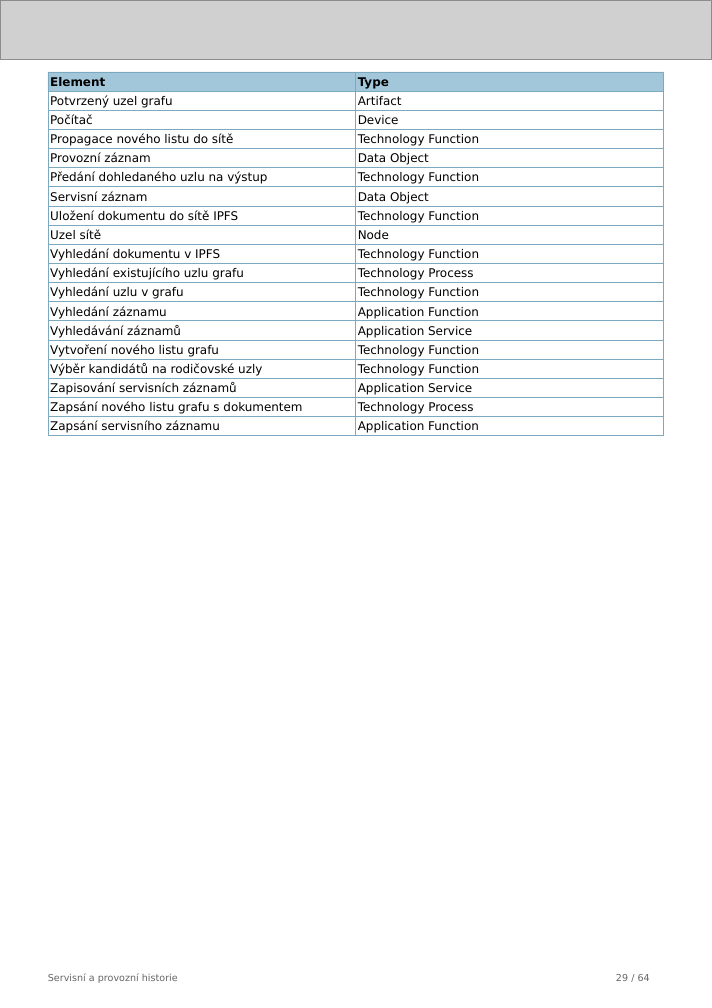
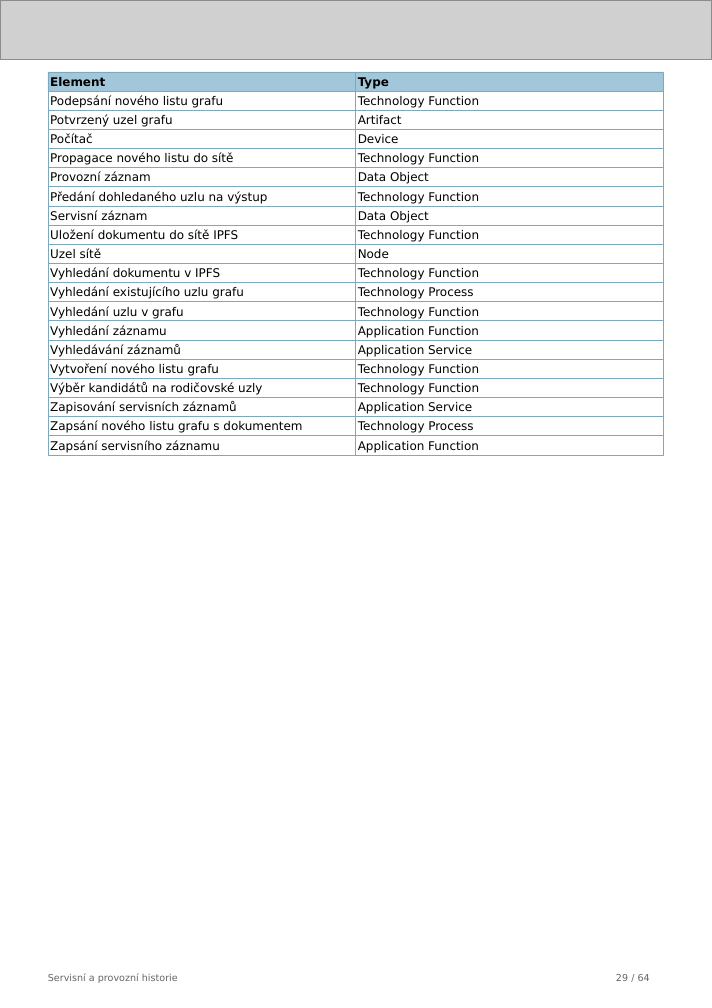
Before and after one commit to friedmannmartin/servisni_a_provozni_historie, a slide deck: slide 29 of report/jasper/servisni_a_provozni_historie.pptx. Drawn at 712x1008 pixels with LibreOffice and Linux fonts; fonts in the diff are those of the drawing; grey boxes stand for pictures. Boxes give left, top, right and bottom in pixels: in the first picture for what was removed or moved away, otherwise in the second. Text is boxed around its words. In the diff, an @@ line names an element or a change of style, - is before the commit and + after.

```diff
--- a/report/jasper/servisni_a_provozni_historie.pptx
+++ b/report/jasper/servisni_a_provozni_historie.pptx
@@ rectangle added at [48, 91, 356, 110], outline #7CA9BF 0.5 pt, 10 pt, text #000000 @@
+Podepsání nového listu grafu
@@ rectangle "Technology Function": place and size @@
-rectangle "Technology Function" at [355, 167, 663, 186]
+rectangle "Technology Function" at [355, 91, 663, 110]
@@ 3 rectangles: place and size @@
-3 rectangles at [355, 206, 663, 302]
+3 rectangles at [355, 187, 663, 283]
@@ rectangle "Technology Function": place and size @@
-rectangle "Technology Function" at [355, 340, 663, 359]
+rectangle "Technology Function" at [355, 302, 663, 321]
@@ rectangle added at [355, 378, 663, 397], outline #7CA9BF 0.5 pt, 10 pt, text #000000 @@
+Technology Function
@@ 30 rectangles: place and size @@
-30 rectangles at [48, 91, 663, 435]
+30 rectangles at [48, 110, 663, 455]
```
Also in this commit, not shown: 14 other slides changed, 9 other files.
